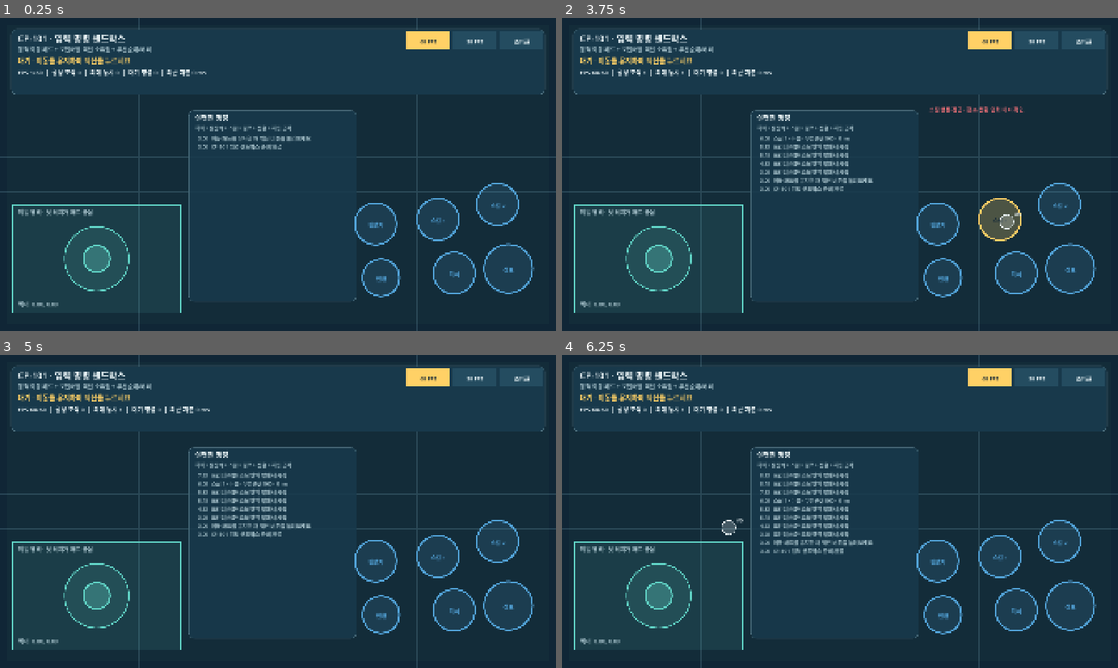
Above: before the commit, frames 1-4 (two rows, left to right).
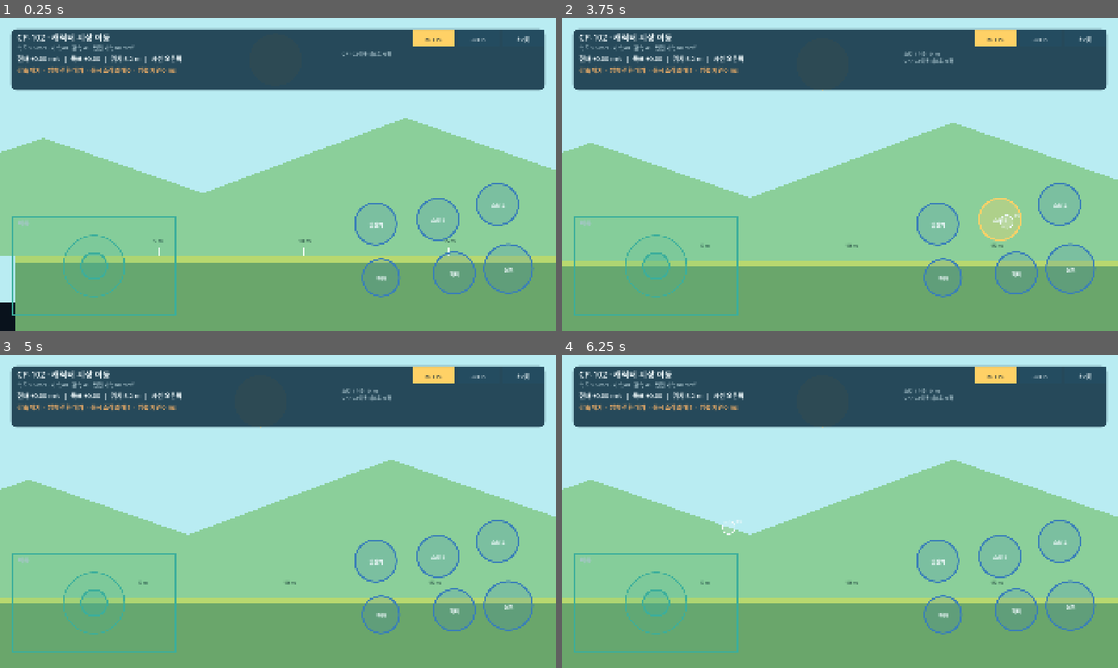
Above: after the commit, the same moments.

Repository: powerfulHimchan/happiness
Game: Godot game, scene res://scenes/movement/ground_movement_sandbox.tscn
The game is run twice, just before and just after one commit, with the same random seed, the same clock (stepped at 60 frames per second) and the same inputs. Before the commit the project starts from res://scenes/input/input_command_sandbox.tscn.
Inputs (mouse positions are in pixels of both pictures, inside the frame that each line leads up to):
- Up to frame 1 (0.25 s): no input
- Up to frame 2 (3.75 s): move the mouse to (962, 158) at 0.52 s; click (962, 158) at 0.67 s; drag from (728, 190) to (812, 237) at 1.27 s; move the mouse to (895, 105) at 2.02 s; click (895, 105) at 2.17 s; tap Enter at 2.75 s; drag from (812, 237) to (673, 127) at 2.77 s; move the mouse to (1006, 221) at 3.52 s; click (1006, 221) at 3.67 s
- Up to frame 3 (5 s): tap Space at 4.25 s; drag from (111, 464) to (194, 433) at 4.27 s
- Up to frame 4 (6.25 s): move the mouse to (867, 511) at 5.02 s; click (867, 511) at 5.17 s; tap Enter at 5.75 s; drag from (756, 433) to (728, 527) at 5.77 s

The runs differ from the first frame. In frame 1, 84% of the frame differs, in the area x 0-100%, y 0-100%; in frame 2, 84%; in frame 3, 84%; in frame 4, 84%.
Error after the commit: Parse Error: The function signature doesn't match the parent. Parent signature is "draw_ellipse(Vector2, float, float, Color, bool = <default>, float = <defaul…

Commit message:
feat(movement): add CP-102 ground movement sandbox

Diff:
--- a/game/project.godot
+++ b/game/project.godot
@@ -9,7 +9,7 @@
 
 config/name="Happiness Tale: Rewind to Dawn"
 config/description="Android 2D roguelite action game prototype"
-run/main_scene="res://scenes/input/input_command_sandbox.tscn"
+run/main_scene="res://scenes/movement/ground_movement_sandbox.tscn"
 config/features=PackedStringArray("4.7", "GL Compatibility")
 config/icon="res://assets/icon.svg"
 
--- /dev/null
+++ b/game/scenes/movement/ground_movement_sandbox.tscn
@@ -0,0 +1,70 @@
+[gd_scene load_steps=8 format=3]
+
+[ext_resource type="Script" path="res://scripts/movement/ground_movement_sandbox.gd" id="1_world"]
+[ext_resource type="Script" path="res://scripts/player/prototype_player.gd" id="2_player"]
+[ext_resource type="Script" path="res://scripts/player/prototype_avatar.gd" id="3_avatar"]
+[ext_resource type="Script" path="res://scripts/movement/ground_movement_controls.gd" id="4_controls"]
+
+[sub_resource type="RectangleShape2D" id="FloorShape"]
+size = Vector2(5000, 120)
+
+[sub_resource type="RectangleShape2D" id="WallShape"]
+size = Vector2(100, 1000)
+
+[sub_resource type="CapsuleShape2D" id="PlayerShape"]
+radius = 36.0
+height = 120.0
+
+[node name="GroundMovementSandbox" type="Node2D"]
+script = ExtResource("1_world")
+
+[node name="Floor" type="StaticBody2D" parent="."]
+position = Vector2(2500, 900)
+
+[node name="CollisionShape2D" type="CollisionShape2D" parent="Floor"]
+shape = SubResource("FloorShape")
+
+[node name="LeftWall" type="StaticBody2D" parent="."]
+position = Vector2(50, 500)
+
+[node name="CollisionShape2D" type="CollisionShape2D" parent="LeftWall"]
+shape = SubResource("WallShape")
+
+[node name="RightWall" type="StaticBody2D" parent="."]
+position = Vector2(4950, 500)
+
+[node name="CollisionShape2D" type="CollisionShape2D" parent="RightWall"]
+shape = SubResource("WallShape")
+
+[node name="Player" type="CharacterBody2D" parent="."]
+position = Vector2(520, 780)
+script = ExtResource("2_player")
+
+[node name="CollisionShape2D" type="CollisionShape2D" parent="Player"]
+shape = SubResource("PlayerShape")
+
+[node name="Avatar" type="Node2D" parent="Player"]
+script = ExtResource("3_avatar")
+
+[node name="Camera2D" type="Camera2D" parent="Player"]
+position = Vector2(0, -105)
+position_smoothing_enabled = true
+position_smoothing_speed = 8.0
+limit_left = 0
+limit_top = 0
+limit_right = 5000
+limit_bottom = 1080
+limit_smoothed = true
+
+[node name="CanvasLayer" type="CanvasLayer" parent="."]
+layer = 10
+
+[node name="GroundMovementControls" type="Control" parent="CanvasLayer"]
+layout_mode = 3
+anchors_preset = 15
+anchor_right = 1.0
+anchor_bottom = 1.0
+grow_horizontal = 2
+grow_vertical = 2
+mouse_filter = 2
+script = ExtResource("4_controls")
--- /dev/null
+++ b/game/scripts/movement/ground_movement_controls.gd
@@ -0,0 +1,455 @@
+extends Control
+
+## CP-102용 모바일 조작 HUD.
+## CP-101의 포인터 소유권과 명령 버퍼를 유지하면서 이동 결과를 표시한다.
+
+signal move_vector_changed(input_vector: Vector2)
+signal reset_requested
+
+const PANEL_COLOR := Color("18394b")
+const PANEL_BORDER_COLOR := Color("4f7180")
+const TEXT_COLOR := Color("eef8fa")
+const MUTED_TEXT_COLOR := Color("a9c4cd")
+const MOVE_COLOR := Color("3cae9b")
+const ACTION_COLOR := Color("397eb8")
+const ACTIVE_COLOR := Color("ffd166")
+const PASS_COLOR := Color("9be564")
+const WAIT_COLOR := Color("f7b267")
+const BACKGROUND_COLOR := Color("102636")
+
+const MOVE_CONTROL: StringName = &"move"
+const ACTION_ORDER: Array[StringName] = [
+	&"jump",
+	&"evade",
+	&"skill_2",
+	&"skill_1",
+	&"ultimate",
+	&"weapon_swap",
+]
+const ACTION_LABELS := {
+	&"jump": "점프",
+	&"evade": "회피",
+	&"skill_1": "스킬 1",
+	&"skill_2": "스킬 2",
+	&"ultimate": "필살기",
+	&"weapon_swap": "전환",
+}
+const ACTION_TYPES := {
+	&"jump": PlayerCommand.Type.JUMP,
+	&"evade": PlayerCommand.Type.EVADE,
+	&"skill_1": PlayerCommand.Type.SKILL_1,
+	&"skill_2": PlayerCommand.Type.SKILL_2,
+	&"ultimate": PlayerCommand.Type.ULTIMATE,
+	&"weapon_swap": PlayerCommand.Type.WEAPON_SWAP,
+}
+
+var command_buffer := PlayerCommandBuffer.new()
+var pointer_controls: Dictionary = {}
+var pointer_positions: Dictionary = {}
+var control_pointers: Dictionary = {}
+var action_rects: Dictionary = {}
+var move_zone := Rect2()
+var move_pointer_id: int = -1
+var move_origin := Vector2.ZERO
+var move_vector := Vector2.ZERO
+var move_radius: float = 106.0
+var fps_60_rect := Rect2()
+var fps_30_rect := Rect2()
+var reset_rect := Rect2()
+var action_log: Array[String] = []
+var movement_metrics: Dictionary = {}
+var last_latency_msec: int = 0
+var peak_simultaneous_controls: int = 0
+var redraw_accumulator: float = 0.0
+
+
+func _ready() -> void:
+	Engine.max_fps = 60
+	_refresh_layout()
+	_append_action_log("CP-102 이동 테스트 시작")
+	queue_redraw()
+
+
+func _process(delta: float) -> void:
+	redraw_accumulator += delta
+	if redraw_accumulator >= 0.05:
+		redraw_accumulator = 0.0
+		queue_redraw()
+
+
+func _physics_process(_delta: float) -> void:
+	var now_msec := Time.get_ticks_msec()
+	command_buffer.purge_expired(now_msec)
+	var processed := 0
+	while processed < 8:
+		var command := command_buffer.pop_next(now_msec)
+		if command == null:
+			break
+		last_latency_msec = maxi(0, now_msec - command.created_at_msec)
+		_append_action_log("%s %s · %d ms" % [
+			command.display_name(),
+			command.phase_name(),
+			last_latency_msec,
+		])
+		processed += 1
+
+
+func _notification(what: int) -> void:
+	if what == NOTIFICATION_RESIZED:
+		_refresh_layout()
+		queue_redraw()
+	elif what == NOTIFICATION_APPLICATION_FOCUS_OUT or what == NOTIFICATION_APPLICATION_PAUSED:
+		release_all_inputs()
+		_append_action_log("앱 비활성화 · 입력 초기화")
+
+
+func _input(event: InputEvent) -> void:
+	if event is InputEventScreenTouch:
+		var touch := event as InputEventScreenTouch
+		if touch.pressed:
+			_handle_touch_pressed(touch.index, touch.position)
+		else:
+			_handle_touch_released(touch.index)
+		queue_redraw()
+	elif event is InputEventScreenDrag:
+		var drag := event as InputEventScreenDrag
+		_handle_touch_dragged(drag.index, drag.position)
+		queue_redraw()
+
+
+func _draw() -> void:
+	_draw_header()
+	_draw_move_control()
+	_draw_action_controls()
+	_draw_pointer_markers()
+
+
+func update_movement_metrics(metrics: Dictionary) -> void:
+	movement_metrics = metrics.duplicate()
+	queue_redraw()
+
+
+func release_all_inputs() -> void:
+	pointer_controls.clear()
+	pointer_positions.clear()
+	control_pointers.clear()
+	command_buffer.clear()
+	move_pointer_id = -1
+	move_vector = Vector2.ZERO
+	move_origin = move_zone.get_center()
+	move_vector_changed.emit(Vector2.ZERO)
+	queue_redraw()
+
+
+func _handle_touch_pressed(pointer_id: int, position: Vector2) -> void:
+	pointer_positions[pointer_id] = position
+	if _handle_header_action(position):
+		pointer_controls[pointer_id] = &"header"
+		return
+
+	if move_zone.has_point(position) and move_pointer_id < 0:
+		move_pointer_id = pointer_id
+		move_origin = _clamp_move_origin(position)
+		move_vector = Vector2.ZERO
+		pointer_controls[pointer_id] = MOVE_CONTROL
+		control_pointers[MOVE_CONTROL] = pointer_id
+		_update_peak_controls()
+		move_vector_changed.emit(move_vector)
+		return
+
+	var action_id := _action_at(position)
+	if action_id != &"" and not control_pointers.has(action_id):
+		pointer_controls[pointer_id] = action_id
+		control_pointers[action_id] = pointer_id
+		_submit_action(action_id, PlayerCommand.Phase.PRESSED, pointer_id)
+		_update_peak_controls()
+		return
+
+	pointer_controls[pointer_id] = &"unassigned"
+
+
+func _handle_touch_dragged(pointer_id: int, position: Vector2) -> void:
+	pointer_positions[pointer_id] = position
+	if pointer_id == move_pointer_id:
+		var displacement := position - move_origin
+		move_vector = displacement.limit_length(move_radius) / move_radius
+		move_vector_changed.emit(move_vector)
+
+
+func _handle_touch_released(pointer_id: int) -> void:
+	var control_id: StringName = pointer_controls.get(pointer_id, &"")
+	if control_id == MOVE_CONTROL:
+		move_pointer_id = -1
+		move_vector = Vector2.ZERO
+		control_pointers.erase(MOVE_CONTROL)
+		move_vector_changed.emit(Vector2.ZERO)
+	elif control_id in ACTION_ORDER:
+		if control_id == &"jump":
+			_submit_action(control_id, PlayerCommand.Phase.RELEASED, pointer_id)
+		control_pointers.erase(control_id)
+
+	pointer_controls.erase(pointer_id)
+	pointer_positions.erase(pointer_id)
+
+
+func _submit_action(action_id: StringName, phase: int, pointer_id: int) -> void:
+	command_buffer.submit(
+		int(ACTION_TYPES[action_id]),
+		phase,
+		pointer_id,
+		Time.get_ticks_msec()
+	)
+
+
+func _handle_header_action(position: Vector2) -> bool:
+	if fps_60_rect.has_point(position):
+		Engine.max_fps = 60
+		_append_action_log("60 FPS로 변경")
+		return true
+	if fps_30_rect.has_point(position):
+		Engine.max_fps = 30
+		_append_action_log("30 FPS로 변경")
+		return true
+	if reset_rect.has_point(position):
+		reset_requested.emit()
+		action_log.clear()
+		_append_action_log("위치와 테스트 결과 초기화")
+		return true
+	return false
+
+
+func _action_at(position: Vector2) -> StringName:
+	for action_id in ACTION_ORDER:
+		var rect: Rect2 = action_rects[action_id]
+		if rect.has_point(position):
+			return action_id
+	return &""
+
+
+func _update_peak_controls() -> void:
+	peak_simultaneous_controls = maxi(peak_simultaneous_controls, control_pointers.size())
+
+
+func _refresh_layout() -> void:
+	var safe := _safe_area_in_viewport()
+	var button_width := clampf(safe.size.x * 0.075, 118.0, 160.0)
+	var button_height := clampf(safe.size.y * 0.052, 50.0, 62.0)
+	var gap := 14.0
+	var right := safe.end.x - 20.0
+	var top := safe.position.y + 20.0
+	reset_rect = Rect2(right - button_width, top, button_width, button_height)
+	fps_30_rect = Rect2(reset_rect.position.x - gap - button_width, top, button_width, button_height)
+	fps_60_rect = Rect2(fps_30_rect.position.x - gap - button_width, top, button_width, button_height)
+
+	move_zone = Rect2(
+		safe.position.x + 20.0,
+		safe.end.y - clampf(safe.size.y * 0.38, 285.0, 370.0),
+		clampf(safe.size.x * 0.30, 420.0, 570.0),
+		clampf(safe.size.y * 0.34, 260.0, 340.0)
+	)
+	move_radius = clampf(minf(move_zone.size.x, move_zone.size.y) * 0.31, 82.0, 110.0)
+	if move_pointer_id < 0:
+		move_origin = move_zone.get_center()
+
+	var centers := {
+		&"jump": Vector2(0.925, 0.815),
+		&"evade": Vector2(0.825, 0.830),
+		&"skill_1": Vector2(0.795, 0.650),
+		&"skill_2": Vector2(0.905, 0.600),
+		&"ultimate": Vector2(0.680, 0.665),
+		&"weapon_swap": Vector2(0.690, 0.845),
+	}
+	var radii := {
+		&"jump": 84.0,
+		&"evade": 72.0,
+		&"skill_1": 72.0,
+		&"skill_2": 72.0,
+		&"ultimate": 72.0,
+		&"weapon_swap": 64.0,
+	}
+	action_rects.clear()
+	for action_id in ACTION_ORDER:
+		var normalized: Vector2 = centers[action_id]
+		var center := safe.position + normalized * safe.size
+		var radius: float = float(radii[action_id])
+		action_rects[action_id] = Rect2(center - Vector2.ONE * radius, Vector2.ONE * radius * 2.0)
+
+
+func _draw_header() -> void:
+	var safe := _safe_area_in_viewport()
+	var panel_rect := Rect2(
+		safe.position + Vector2(14.0, 14.0),
+		Vector2(safe.size.x - 28.0, clampf(safe.size.y * 0.205, 170.0, 215.0))
+	)
+	draw_style_box(_panel_style(Color(PANEL_COLOR, 0.91)), panel_rect)
+	_draw_text("CP-102 · 캐릭터 지상 이동", panel_rect.position + Vector2(22.0, 40.0), 29)
+	_draw_text(
+		"속도 5.5 m/s · 가속 40 · 감속 45 · 반전 가속 60 m/s²",
+		panel_rect.position + Vector2(22.0, 72.0),
+		18,
+		MUTED_TEXT_COLOR
+	)
+
+	var speed: float = float(movement_metrics.get("speed_mps", 0.0))
+	var target: float = float(movement_metrics.get("target_speed_mps", 0.0))
+	var facing: int = int(movement_metrics.get("facing", 1))
+	var position_m: float = float(movement_metrics.get("position_m", 0.0))
+	var facing_text := "오른쪽" if facing > 0 else "왼쪽"
+	_draw_text(
+		"현재 %+.2f m/s  |  목표 %+.2f  |  위치 %.1f m  |  시선 %s" % [speed, target, position_m, facing_text],
+		panel_rect.position + Vector2(22.0, 111.0),
+		22
+	)
+
+	var stop_passed: bool = bool(movement_metrics.get("stop_passed", false))
+	var reversal_passed: bool = bool(movement_metrics.get("reversal_passed", false))
+	var stop_text := "감속 PASS" if stop_passed else "감속 대기"
+	var reversal_text := "방향 전환 PASS" if reversal_passed else "방향 전환 대기"
+	var status_color := PASS_COLOR if stop_passed and reversal_passed else WAIT_COLOR
+	_draw_text(
+		"%s  ·  %s  ·  동시 조작 최대 %d  ·  입력 지연 %d ms" % [
+			stop_text,
+			reversal_text,
+			peak_simultaneous_controls,
+			last_latency_msec,
+		],
+		panel_rect.position + Vector2(22.0, 150.0),
+		20,
+		status_color
+	)
+
+	if stop_passed:
+		_draw_text(
+			"정지 %.2f초 / %.2fm" % [
+				float(movement_metrics.get("stop_time_s", 0.0)),
+				float(movement_metrics.get("stop_distance_m", 0.0)),
+			],
+			panel_rect.position + Vector2(22.0, 183.0),
+			17,
+			MUTED_TEXT_COLOR
+		)
+
+	_draw_button(fps_60_rect, "60 FPS", Engine.max_fps == 60)
+	_draw_button(fps_30_rect, "30 FPS", Engine.max_fps == 30)
+	_draw_button(reset_rect, "초기화", false)
+	_draw_action_log(panel_rect)
+
+
+func _draw_action_log(panel_rect: Rect2) -> void:
+	var x := panel_rect.position.x + panel_rect.size.x * 0.62
+	var y := panel_rect.position.y + 92.0
+	for line in action_log:
+		_draw_text(line, Vector2(x, y), 16, MUTED_TEXT_COLOR)
+		y += 24.0
+		if y > panel_rect.end.y - 14.0:
+			break
+
+
+func _draw_move_control() -> void:
+	var active := move_pointer_id >= 0
+	draw_rect(move_zone, Color(MOVE_COLOR, 0.14 if active else 0.08), true)
+	draw_rect(move_zone, ACTIVE_COLOR if active else MOVE_COLOR, false, 4.0)
+	_draw_text("이동", move_zone.position + Vector2(18.0, 30.0), 20, MUTED_TEXT_COLOR)
+	var knob := move_origin + move_vector * move_radius
+	draw_circle(move_origin, move_radius, Color(MOVE_COLOR, 0.11))
+	draw_arc(move_origin, move_radius, 0.0, TAU, 48, MOVE_COLOR, 4.0, true)
+	draw_line(move_origin, knob, ACTIVE_COLOR if active else MOVE_COLOR, 7.0)
+	draw_circle(knob, 45.0, Color(ACTIVE_COLOR if active else MOVE_COLOR, 0.31))
+	draw_arc(knob, 45.0, 0.0, TAU, 40, ACTIVE_COLOR if active else MOVE_COLOR, 5.0, true)
+
+
+func _draw_action_controls() -> void:
+	for action_id in ACTION_ORDER:
+		var rect: Rect2 = action_rects[action_id]
+		var pressed := control_pointers.has(action_id)
+		var color := ACTIVE_COLOR if pressed else ACTION_COLOR
+		draw_circle(rect.get_center(), rect.size.x * 0.5, Color(color, 0.30 if pressed else 0.20))
+		draw_arc(rect.get_center(), rect.size.x * 0.5, 0.0, TAU, 44, color, 5.0, true)
+		_draw_text_centered(String(ACTION_LABELS[action_id]), rect, 18, TEXT_COLOR)
+
+
+func _draw_pointer_markers() -> void:
+	for pointer_id in pointer_positions:
+		var position: Vector2 = pointer_positions[pointer_id]
+		draw_circle(position, 22.0, Color(TEXT_COLOR, 0.18))
+		draw_arc(position, 22.0, 0.0, TAU, 28, TEXT_COLOR, 3.0, true)
+		_draw_text("#%d" % int(pointer_id), position + Vector2(25.0, -16.0), 16)
+
+
+func _draw_button(rect: Rect2, label: String, selected: bool) -> void:
+	var fill := ACTIVE_COLOR if selected else Color("244c60")
+	var text_color := BACKGROUND_COLOR if selected else TEXT_COLOR
+	draw_rect(rect, fill, true)
+	draw_rect(rect, Color(fill, 0.95), false, 3.0)
+	_draw_text_centered(label, rect, 18, text_color)
+
+
+func _draw_text(text: String, position: Vector2, font_size: int, color: Color = TEXT_COLOR) -> void:
+	draw_string(
+		ThemeDB.fallback_font,
+		position,
+		text,
+		HORIZONTAL_ALIGNMENT_LEFT,
+		-1.0,
+		font_size,
+		color
+	)
+
+
+func _draw_text_centered(text: String, rect: Rect2, font_size: int, color: Color) -> void:
+	var text_size := ThemeDB.fallback_font.get_string_size(
+		text,
+		HORIZONTAL_ALIGNMENT_LEFT,
+		-1.0,
+		font_size
+	)
+	var baseline := rect.position + Vector2(
+		(rect.size.x - text_size.x) * 0.5,
+		(rect.size.y + text_size.y) * 0.5 - 3.0
+	)
+	_draw_text(text, baseline, font_size, color)
+
+
+func _panel_style(color: Color = PANEL_COLOR) -> StyleBoxFlat:
+	var style := StyleBoxFlat.new()
+	style.bg_color = color
+	style.border_color = PANEL_BORDER_COLOR
+	style.set_border_width_all(2)
+	style.set_corner_radius_all(18)
+	return style
+
+
+func _append_action_log(message: String) -> void:
+	action_log.push_front(message)
+	if action_log.size() > 4:
+		action_log.resize(4)
+
+
+func _clamp_move_origin(position: Vector2) -> Vector2:
+	return Vector2(
+		clampf(position.x, move_zone.position.x + move_radius, move_zone.end.x - move_radius),
+		clampf(position.y, move_zone.position.y + move_radius, move_zone.end.y - move_radius)
+	)
+
+
+func _safe_area_in_viewport() -> Rect2:
+	var fallback_margin := maxf(24.0, minf(size.x, size.y) * 0.02)
+	var fallback := Rect2(
+		Vector2(fallback_margin, fallback_margin),
+		size - Vector2(fallback_margin, fallback_margin) * 2.0
+	)
+	if not OS.has_feature("mobile"):
+		return fallback
+
+	var safe_pixels := DisplayServer.get_display_safe_area()
+	var window_pixels := DisplayServer.window_get_size()
+	if safe_pixels.size.x <= 0 or safe_pixels.size.y <= 0:
+		return fallback
+	if window_pixels.x <= 0 or window_pixels.y <= 0:
+		return fallback
+
+	var scale := Vector2(
+		size.x / float(window_pixels.x),
+		size.y / float(window_pixels.y)
+	)
+	return Rect2(Vector2(safe_pixels.position) * scale, Vector2(safe_pixels.size) * scale)
--- /dev/null
+++ b/game/scripts/movement/ground_movement_sandbox.gd
@@ -0,0 +1,78 @@
+extends Node2D
+
+## CP-102 지상 이동 검증 트랙과 UI 연결을 담당한다.
+
+const TRACK_START := Vector2(520.0, 780.0)
+const TRACK_LEFT := 100.0
+const TRACK_RIGHT := 4900.0
+const FLOOR_TOP := 840.0
+
+@onready var player: PrototypePlayer = $Player
+@onready var controls: Control = $CanvasLayer/GroundMovementControls
+
+
+func _ready() -> void:
+	controls.move_vector_changed.connect(player.set_move_vector)
+	controls.reset_requested.connect(_reset_test)
+	player.movement_metrics_changed.connect(controls.update_movement_metrics)
+	controls.update_movement_metrics({
+		"speed_mps": 0.0,
+		"target_speed_mps": 0.0,
+		"input_axis": 0.0,
+		"facing": 1,
+		"position_m": TRACK_START.x / PrototypePlayer.PIXELS_PER_METER,
+		"stop_passed": false,
+		"reversal_passed": false,
+		"stop_time_s": 0.0,
+		"stop_distance_m": 0.0,
+	})
+	queue_redraw()
+
+
+func _draw() -> void:
+	# 카메라가 이동해도 화면을 채우는 넓은 임시 평원.
+	draw_rect(Rect2(-700.0, -400.0, 6500.0, 1400.0), Color("b9ecf2"), true)
+	draw_circle(Vector2(900.0, 160.0), 90.0, Color("fff3b0"))
+	_draw_hills()
+	draw_rect(Rect2(TRACK_LEFT - 100.0, FLOOR_TOP, TRACK_RIGHT - TRACK_LEFT + 200.0, 300.0), Color("6aa66b"), true)
+	draw_rect(Rect2(TRACK_LEFT - 100.0, FLOOR_TOP, TRACK_RIGHT - TRACK_LEFT + 200.0, 18.0), Color("b8d86f"), true)
+	_draw_track_markers()
+
+
+func _draw_hills() -> void:
+	var far_hills := PackedVector2Array([
+		Vector2(-700.0, 700.0),
+		Vector2(100.0, 430.0),
+		Vector2(650.0, 620.0),
+		Vector2(1350.0, 360.0),
+		Vector2(2150.0, 640.0),
+		Vector2(3050.0, 390.0),
+		Vector2(3900.0, 630.0),
+		Vector2(4850.0, 410.0),
+		Vector2(5800.0, 690.0),
+		Vector2(5800.0, 840.0),
+		Vector2(-700.0, 840.0),
+	])
+	draw_colored_polygon(far_hills, Color("8bcf9a"))
+
+
+func _draw_track_markers() -> void:
+	var marker_x := 500.0
+	while marker_x <= 4500.0:
+		draw_line(Vector2(marker_x, FLOOR_TOP - 34.0), Vector2(marker_x, FLOOR_TOP), Color("f4fff4"), 5.0)
+		var label := "%d m" % int(marker_x / PrototypePlayer.PIXELS_PER_METER)
+		draw_string(
+			ThemeDB.fallback_font,
+			Vector2(marker_x - 22.0, FLOOR_TOP - 48.0),
+			label,
+			HORIZONTAL_ALIGNMENT_LEFT,
+			-1.0,
+			18,
+			Color("315b4c")
+		)
+		marker_x += 500.0
+
+
+func _reset_test() -> void:
+	player.reset_movement_test(TRACK_START)
+	controls.release_all_inputs()
--- /dev/null
+++ b/game/scripts/player/prototype_avatar.gd
@@ -0,0 +1,37 @@
+extends Node2D
+
+## 원화가 준비되기 전 이동 방향과 속도 변화를 읽기 위한 임시 캐릭터다.
+
+
+func _draw() -> void:
+	# 그림자
+	draw_ellipse(Vector2(0.0, 58.0), Vector2(42.0, 11.0), Color(0.02, 0.05, 0.08, 0.42))
+	# 망토와 몸
+	var cape := PackedVector2Array([
+		Vector2(-30.0, -22.0),
+		Vector2(-53.0, 42.0),
+		Vector2(5.0, 48.0),
+		Vector2(24.0, -18.0),
+	])
+	draw_colored_polygon(cape, Color("4f6bb8"))
+	draw_rect(Rect2(-24.0, -26.0, 49.0, 69.0), Color("f5d76e"), true)
+	# 머리와 머리카락
+	draw_circle(Vector2(0.0, -52.0), 27.0, Color("ffe0b2"))
+	draw_arc(Vector2(0.0, -57.0), 25.0, PI, TAU, 20, Color("4b3a53"), 13.0, true)
+	# 진행 방향을 보여주는 검과 화살표
+	draw_line(Vector2(18.0, -5.0), Vector2(55.0, 3.0), Color("e9f2f2"), 7.0)
+	draw_line(Vector2(55.0, 3.0), Vector2(67.0, -4.0), Color("80d8d0"), 6.0)
+	var arrow := PackedVector2Array([
+		Vector2(73.0, -52.0),
+		Vector2(48.0, -66.0),
+		Vector2(48.0, -38.0),
+	])
+	draw_colored_polygon(arrow, Color("ffd166"))
+
+
+func draw_ellipse(center: Vector2, radii: Vector2, color: Color) -> void:
+	var points := PackedVector2Array()
+	for index in 32:
+		var angle := TAU * float(index) / 32.0
+		points.append(center + Vector2(cos(angle) * radii.x, sin(angle) * radii.y))
+	draw_colored_polygon(points, color)
--- /dev/null
+++ b/game/scripts/player/prototype_player.gd
@@ -0,0 +1,155 @@
+class_name PrototypePlayer
+extends CharacterBody2D
+
+## CP-102 지상 이동 모델.
+## 100 px를 1 m로 환산해 기획 수치를 물리 좌표에 적용한다.
+
+signal movement_metrics_changed(metrics: Dictionary)
+
+const PIXELS_PER_METER := 100.0
+const MAX_SPEED_MPS := 5.5
+const ACCELERATION_MPS2 := 40.0
+const DECELERATION_MPS2 := 45.0
+const TURN_ACCELERATION_MPS2 := 60.0
+const GRAVITY_MPS2 := 28.0
+const INPUT_DEAD_ZONE := 0.18
+const STOP_EPSILON_MPS := 0.02
+
+var move_input: float = 0.0
+var facing_direction: int = 1
+var stop_test_passed: bool = false
+var reversal_test_passed: bool = false
+var last_stop_time_s: float = 0.0
+var last_stop_distance_m: float = 0.0
+var _stop_test_active: bool = false
+var _stop_elapsed_s: float = 0.0
+var _stop_distance_px: float = 0.0
+var _last_input_sign: int = 0
+var _reversal_test_active: bool = false
+var _reversal_target_sign: int = 0
+var _last_position_x: float = 0.0
+
+@onready var avatar: Node2D = $Avatar
+
+
+func _ready() -> void:
+	_last_position_x = global_position.x
+	_emit_metrics()
+
+
+func _physics_process(delta: float) -> void:
+	var target_speed_px := move_input * MAX_SPEED_MPS * PIXELS_PER_METER
+	var rate_mps2 := _movement_rate_mps2(target_speed_px)
+	velocity.x = move_toward(
+		velocity.x,
+		target_speed_px,
+		rate_mps2 * PIXELS_PER_METER * delta
+	)
+
+	if absf(move_input) <= 0.001 \
+		and absf(velocity.x) < STOP_EPSILON_MPS * PIXELS_PER_METER:
+		velocity.x = 0.0
+
+	if not is_on_floor():
+		velocity.y += GRAVITY_MPS2 * PIXELS_PER_METER * delta
+	else:
+		velocity.y = minf(velocity.y, 0.0)
+
+	move_and_slide()
+	_update_movement_tests(delta)
+	_emit_metrics()
+
+
+func set_move_vector(input_vector: Vector2) -> void:
+	var raw_axis := clampf(input_vector.x, -1.0, 1.0)
+	var new_input := _apply_dead_zone(raw_axis)
+	var new_sign := signi(new_input)
+
+	if new_sign != 0:
+		if _last_input_sign != 0 and new_sign != _last_input_sign \
+			and signi(velocity.x) == _last_input_sign:
+			_reversal_test_active = true
+			_reversal_target_sign = new_sign
+		if facing_direction != new_sign:
+			facing_direction = new_sign
+			avatar.scale.x = float(facing_direction)
+		_last_input_sign = new_sign
+
+	if absf(new_input) <= 0.001 and absf(move_input) > 0.001 \
+		and absf(velocity.x) >= PIXELS_PER_METER:
+		_stop_test_active = true
+		_stop_elapsed_s = 0.0
+		_stop_distance_px = 0.0
+	elif absf(new_input) > 0.001:
+		_stop_test_active = false
+
+	move_input = new_input
+
+
+func reset_movement_test(spawn_position: Vector2) -> void:
+	global_position = spawn_position
+	velocity = Vector2.ZERO
+	move_input = 0.0
+	facing_direction = 1
+	avatar.scale.x = 1.0
+	stop_test_passed = false
+	reversal_test_passed = false
+	last_stop_time_s = 0.0
+	last_stop_distance_m = 0.0
+	_stop_test_active = false
+	_stop_elapsed_s = 0.0
+	_stop_distance_px = 0.0
+	_last_input_sign = 0
+	_reversal_test_active = false
+	_reversal_target_sign = 0
+	_last_position_x = global_position.x
+	_emit_metrics()
+
+
+func _movement_rate_mps2(target_speed_px: float) -> float:
+	if absf(move_input) <= 0.001:
+		return DECELERATION_MPS2
+	if absf(velocity.x) > STOP_EPSILON_MPS * PIXELS_PER_METER \
+		and signi(velocity.x) != signi(target_speed_px):
+		return TURN_ACCELERATION_MPS2
+	return ACCELERATION_MPS2
+
+
+func _apply_dead_zone(axis: float) -> float:
+	var magnitude := absf(axis)
+	if magnitude <= INPUT_DEAD_ZONE:
+		return 0.0
+	var normalized := (magnitude - INPUT_DEAD_ZONE) / (1.0 - INPUT_DEAD_ZONE)
+	return signf(axis) * clampf(normalized, 0.0, 1.0)
+
+
+func _update_movement_tests(delta: float) -> void:
+	var moved_px := absf(global_position.x - _last_position_x)
+	_last_position_x = global_position.x
+
+	if _stop_test_active:
+		_stop_elapsed_s += delta
+		_stop_distance_px += moved_px
+		if is_zero_approx(velocity.x):
+			_stop_test_active = false
+			stop_test_passed = true
+			last_stop_time_s = _stop_elapsed_s
+			last_stop_distance_m = _stop_distance_px / PIXELS_PER_METER
+
+	if _reversal_test_active and signi(velocity.x) == _reversal_target_sign:
+		_reversal_test_active = false
+		reversal_test_passed = true
+
+
+func _emit_metrics() -> void:
+	movement_metrics_changed.emit({
+		"speed_mps": velocity.x / PIXELS_PER_METER,
+		"target_speed_mps": move_input * MAX_SPEED_MPS,
+		"input_axis": move_input,
+		"facing": facing_direction,
+		"position_m": global_position.x / PIXELS_PER_METER,
+		"stop_passed": stop_test_passed,
+		"reversal_passed": reversal_test_passed,
+		"stop_time_s": last_stop_time_s,
+		"stop_distance_m": last_stop_distance_m,
+	})
Not shown, changed: game/export_presets.cfg
Not shown, changed: .github/workflows/build-android-apk.yml
Not shown, changed: docs/prototype/CP001_CP002_STATUS.md
Not shown, changed: scripts/check_godot_project.sh
